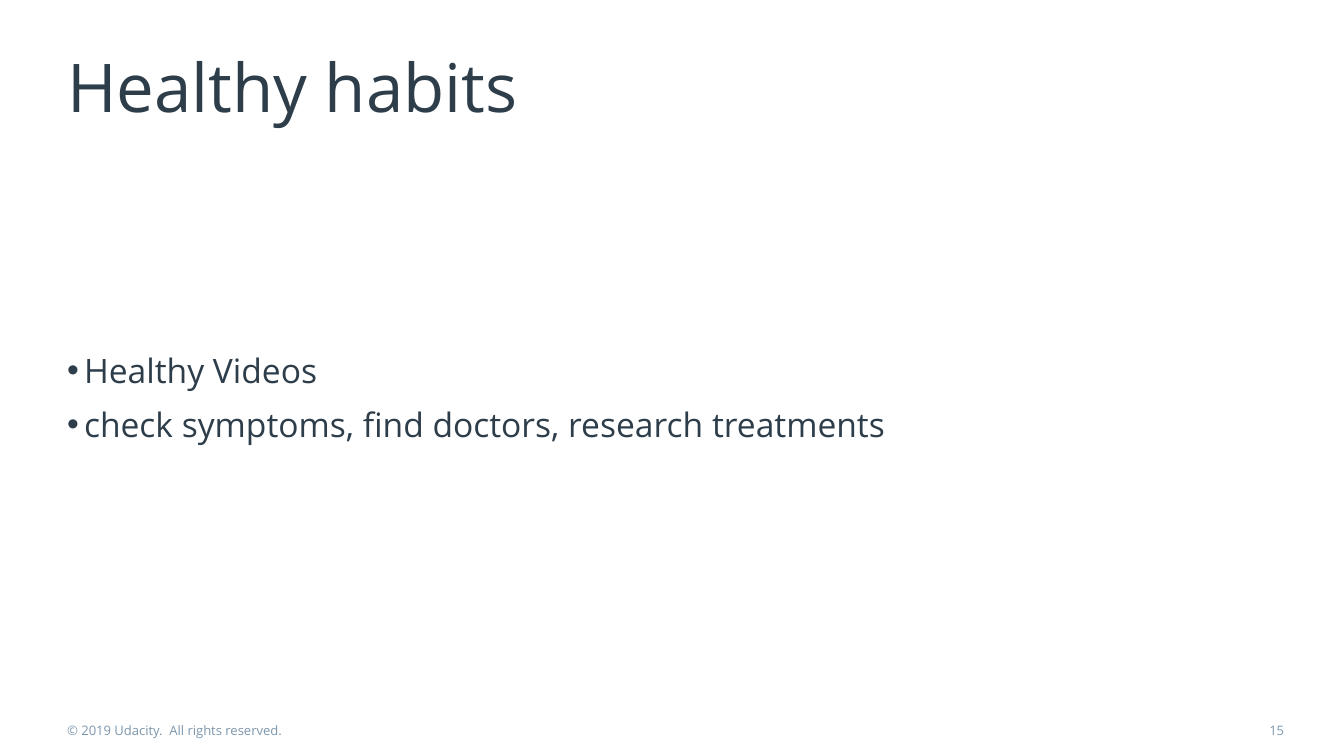
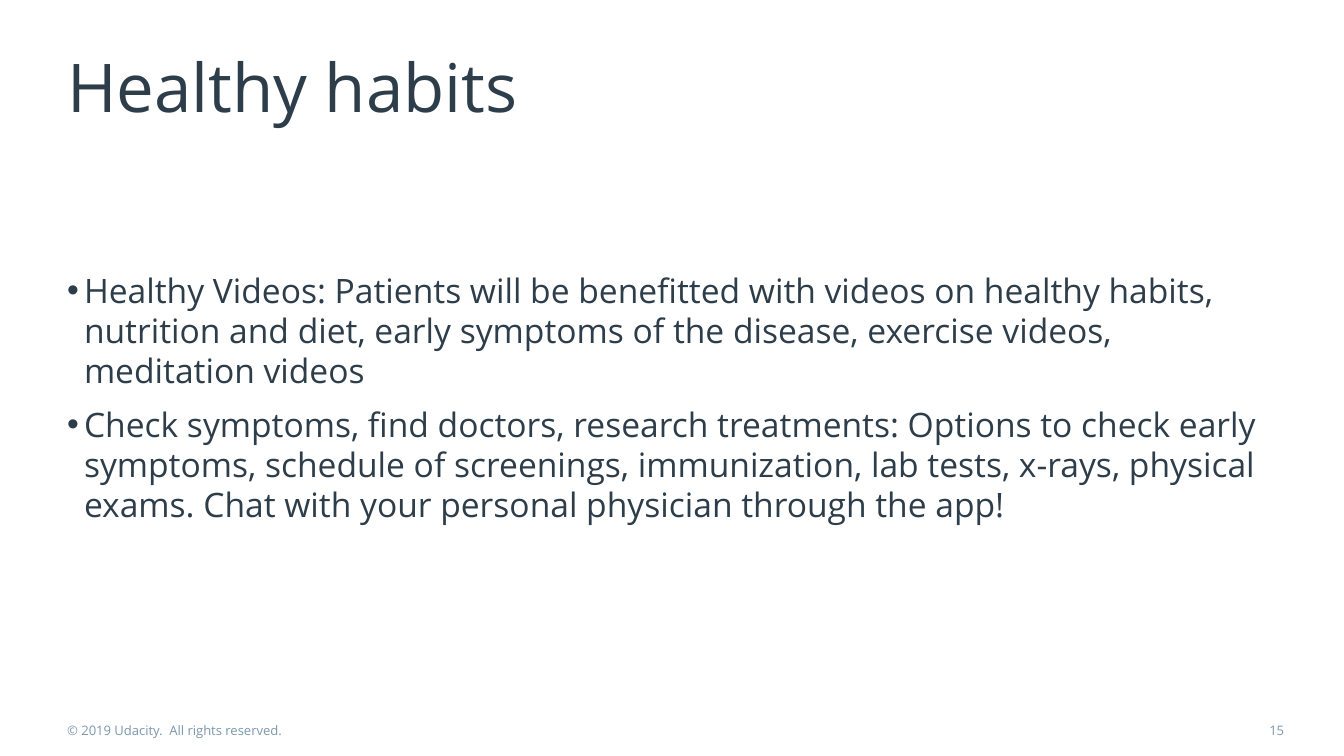
Before and after one commit to Sargam5360/Product_Manager_Nanodegree, a slide deck: slide 15 of product-pitch-template.pptx. Drawn at 1344x756 pixels with LibreOffice and Linux fonts; fonts in the diff are those of the drawing. Boxes give left, top, right and bottom in pixels: in the first picture for what was removed or moved away, otherwise in the second. Text is boxed around its words. In the diff, an @@ line names an element or a change of style, - is before the commit and + after.

```diff
--- a/product-pitch-template.pptx
+++ b/product-pitch-template.pptx
@@ text at bbox=[84, 277, 1256, 525]: text changed @@
-• Healthy Videos
-• check symptoms, find doctors, research treatments
+• Healthy Videos: Patients will be benefitted with videos on healthy habits, nutrition and diet, early symptoms of the disease, exercise videos, meditation videos
+• Check symptoms, find doctors, research treatments: Options to check early symptoms, schedule of screenings, immunization, lab tests, x-rays, physical exams. Chat with your personal physician through the app!
```
Also in this commit, not shown: 12 other slides changed, 1 slide added.
